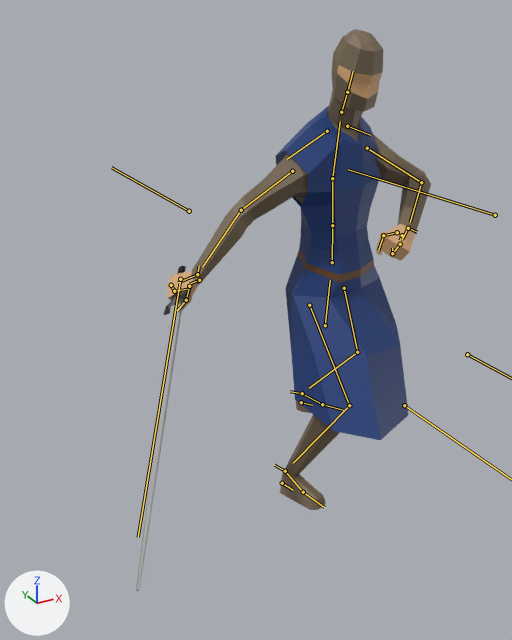
The FBX model Sombras del Pasado/Assets/Models/Characters/Character2.fbx, before and after one commit.
One viewpoint serves both versions: a camera (50 mm lens) standing at (-1.55, -2.23, 1.88) and looking at (-0.42, -0.17, 0.85). Every picture has the same lights, and +X, +Y and +Z are marked at lower left. Both versions are drawn at frame 235 of the action 'metarig|metarigAction'; the numbers are the values there. The bones that bend it are drawn over the model as lines.

The first picture shows 'Cuerpo', 'Espada', 'Ropa'.
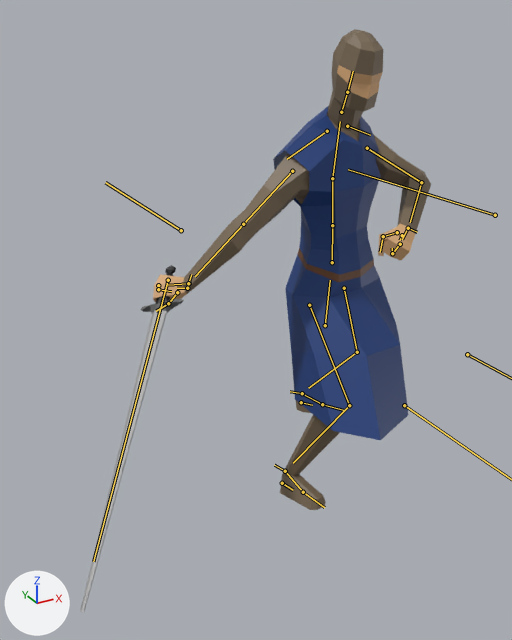
The change, as a list of edits to the scene's bpy script:
```text
Change bone_upper_arm_r:
    where bone_upper_arm_r = bpy.data.objects['metarig'].pose.bones['upper_arm.R']  # child of 'shoulder.R'
    bone_upper_arm_r.rotation_quaternion: (0.908, 0.003, 0.317, -0.274) -> (0.905, 0.236, 0.316, -0.161)  # degrees (-12, 35, -37) -> degrees (25, 40, -11)
Change bone_forearm_r:
    where bone_forearm_r = bpy.data.objects['metarig'].pose.bones['forearm.R']  # child of 'upper_arm.R'
    bone_forearm_r.rotation_quaternion: (0.992, 0.079, 0.0, 0.099) -> (0.978, -0.132, 0.0, -0.164)  # degrees (9, -1, 11) -> degrees (-15, -2, -19)
Change bone_controlhand_r:
    where bone_controlhand_r = bpy.data.objects['metarig'].pose.bones['ControlHand.R']
    bone_controlhand_r.location: (0.137, 0.099, 0.235) -> (0.131, 0.126, 0.318)
    bone_controlhand_r.rotation_quaternion: (0.788, 0.178, -0.152, -0.569) -> (0.659, 0.215, -0.259, -0.673)  # degrees (27, -2, -72) -> degrees (39, -3, -92)
Change bone_controlhand_r_001:
    where bone_controlhand_r_001 = bpy.data.objects['metarig'].pose.bones['ControlHand.R.001']
    bone_controlhand_r_001.location: (0.208, 0.016, 0.285) -> (0.236, 0.088, 0.346)
    bone_controlhand_r_001.rotation_quaternion: (0.788, -0.233, -0.512, -0.25) -> (0.659, -0.334, -0.627, -0.247)  # degrees (-17, -67, -24) -> degrees (-95, -82, 46)
```

Pixel boxes [x1, y1, x2, y2] of what changed, in the pictures (512 x 640 px):
'Ropa', posed
    before: [275, 106, 408, 440]
    after: [273, 106, 408, 440]
'Cuerpo', posed
    before: [167, 29, 431, 510]
    after: [153, 29, 431, 510]
'Espada', posed (84% wider, 7% taller)
    before: [136, 266, 192, 591]
    after: [80, 265, 184, 612]
bone 'upper_arm.R', root to tip
    before: (292, 171) to (241, 210)
    after: (292, 171) to (243, 224)
bone 'forearm.R', root to tip
    before: (241, 210) to (202, 267)
    after: (243, 224) to (195, 276)
bone 'ControlHand.R', root to tip
    before: (199, 280) to (190, 283)
    after: (187, 288) to (177, 288)
bone 'ControlHand.R.001', root to tip
    before: (180, 279) to (138, 537)
    after: (168, 280) to (93, 561)
